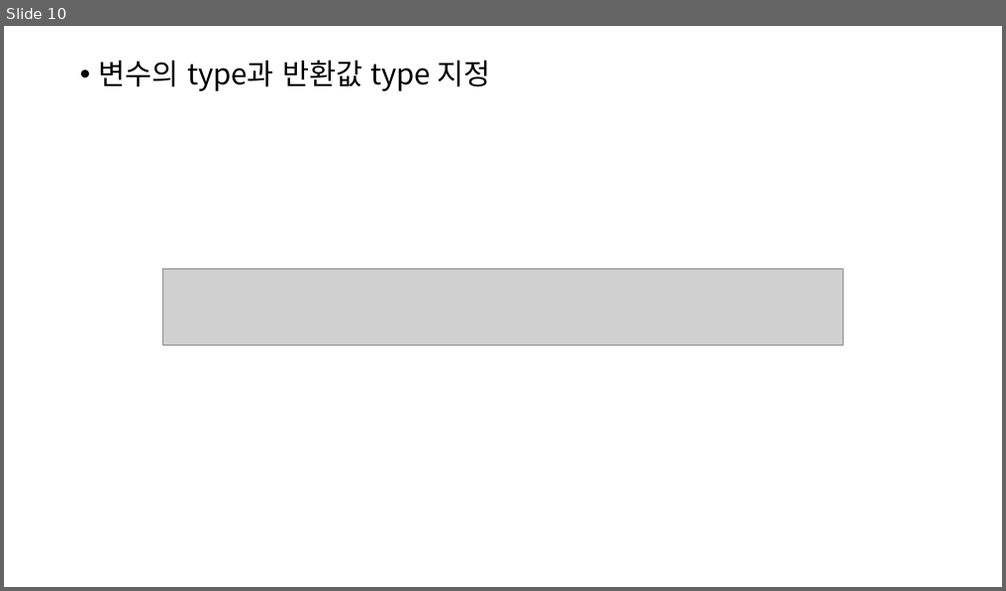
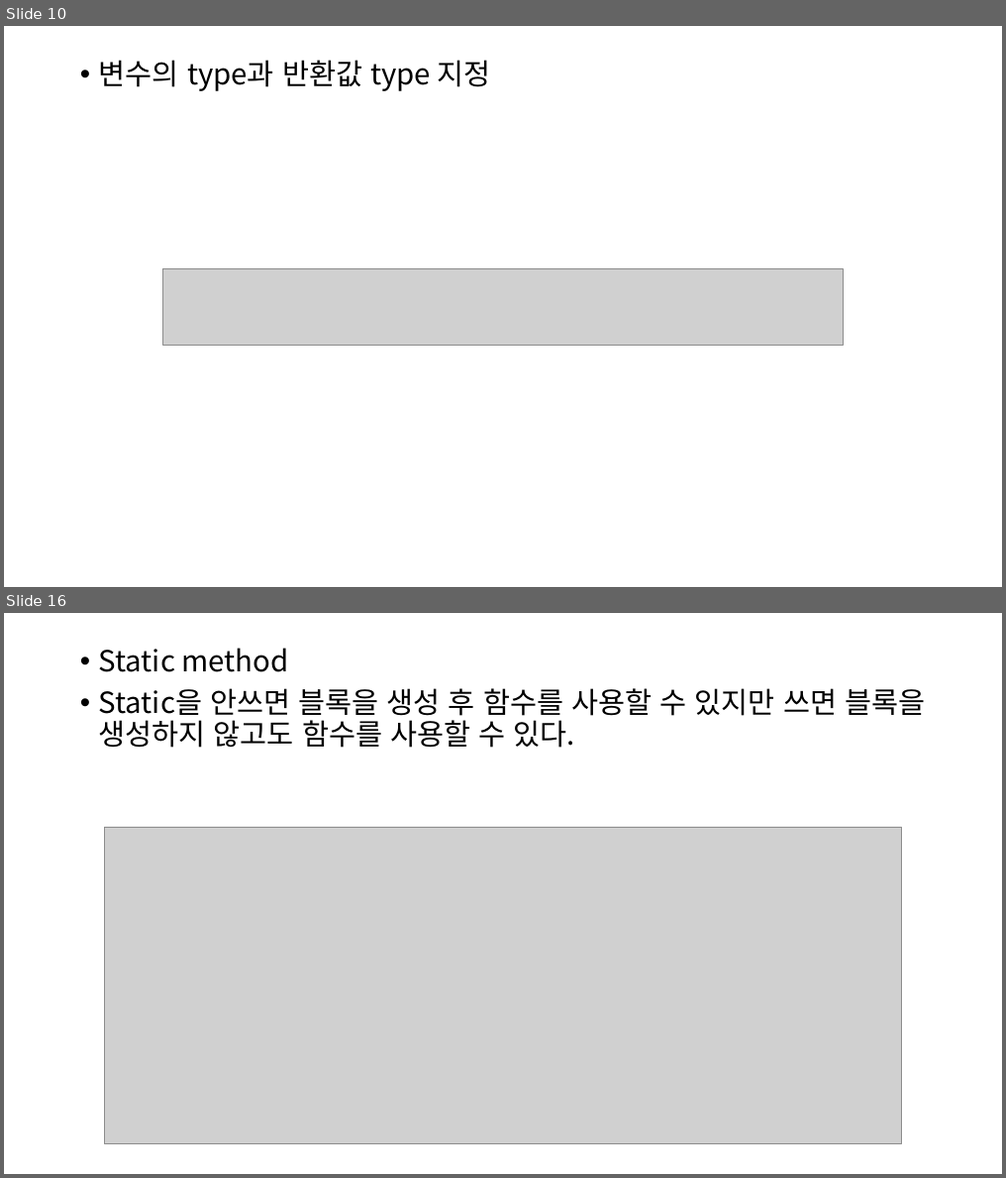
Before and after one commit to cscim918/typechain, a slide deck: Typescript 블록체인.pptx. Shown one above the other, each under a label of ours: slide 10 before the commit, slides 10 and 16 after it; the slides between them are not shown. The pictures are 1006x591 and 1006x1178 pixels, drawn with LibreOffice and Linux fonts; fonts in the diff are those of the drawing; grey boxes stand for pictures. Boxes give left, top, right and bottom in pixels: in the first picture for what was removed or moved away, otherwise in the second. Text is boxed around its words. In the diff, an @@ line names an element or a change of style, - is before the commit and + after.

```diff
--- a/Typescript 블록체인.pptx
+++ b/Typescript 블록체인.pptx
@@ slide 16 added at box(4, 613, 1002, 1174), background #FFFFFF @@
@@ text added at box(99, 648, 925, 748), 28 pt, text #000000 @@
+• Static method
+• Static을 안쓰면 블록을 생성 후 함수를 사용할 수 있지만 쓰면 블록을 생성하지 않고도 함수를 사용할 수 있다.
@@ picture added at box(104, 827, 902, 1145) @@
```
Also in this commit, not shown: 5 other slides added, 6 slides removed, 3 other files.
